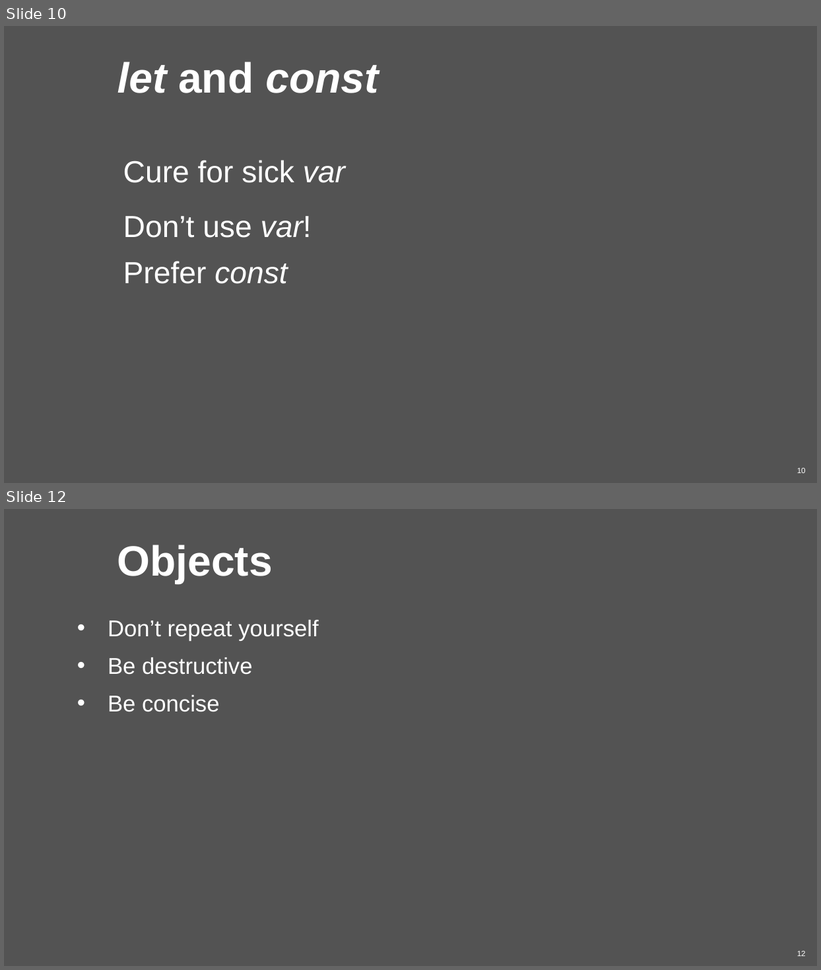
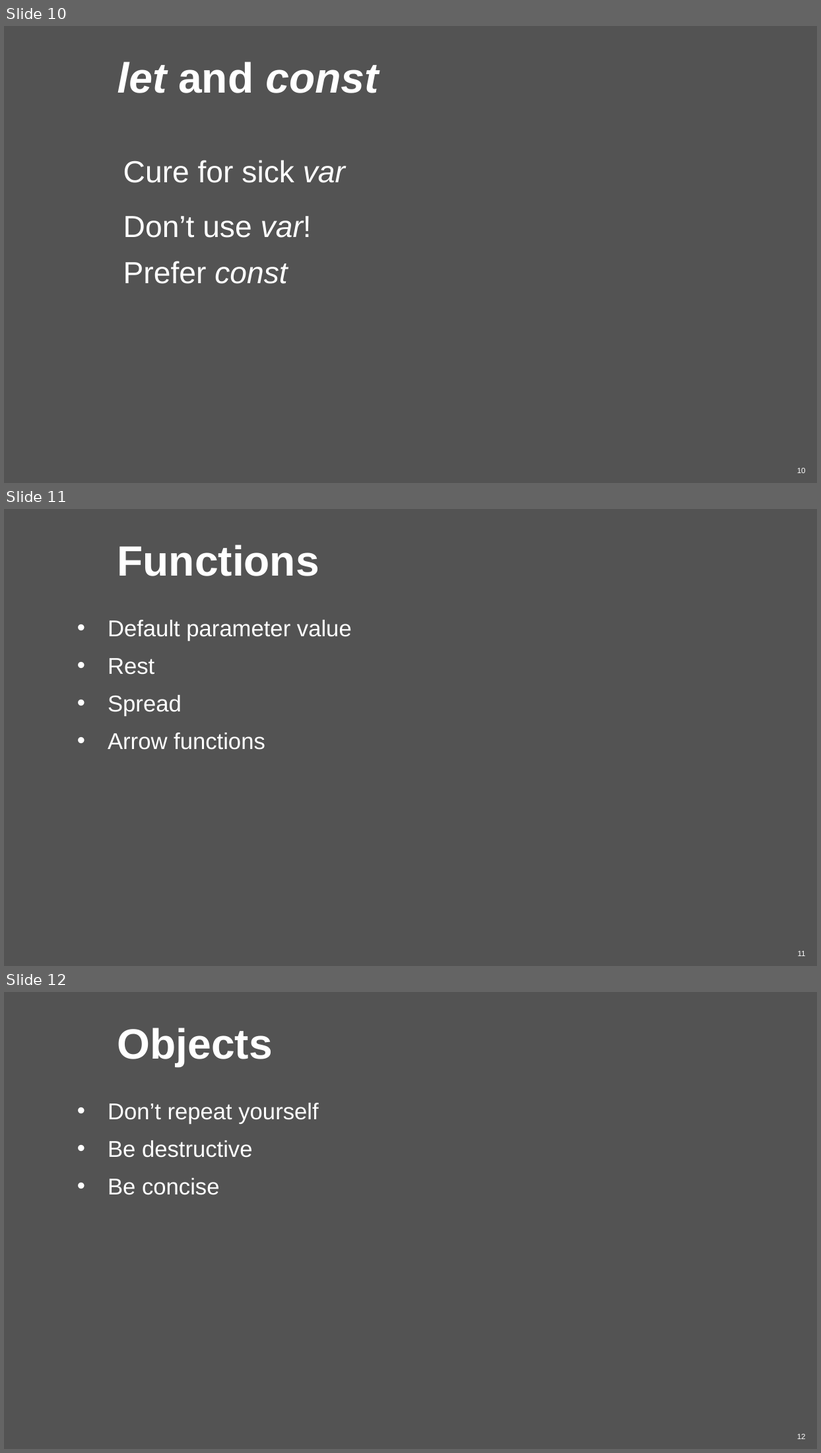
Before and after one commit to infusion-wro/infusion.js, a slide deck: #1 JS Intro/GroupIntro - ES2015.pptx. Shown one above the other, each under a label of ours: slides 10 and 12 before the commit, slides 10, 11 and 12 after it; the slides between them are not shown. The pictures are 821x970 and 821x1453 pixels, drawn with LibreOffice and Linux fonts; fonts in the diff are those of the drawing; background and template pictures are left out. Boxes give left, top, right and bottom in pixels: in the first picture for what was removed or moved away, otherwise in the second. Text is boxed around its words. In the diff, an @@ line names an element or a change of style, - is before the commit and + after.

```diff
--- a/#1 JS Intro/GroupIntro - ES2015.pptx
+++ b/#1 JS Intro/GroupIntro - ES2015.pptx
@@ slide 11 added at (4, 509, 817, 966), background #535353; not listed: 1 template element that a slide beside it also shows @@
@@ title added at (118, 545, 319, 576), 50 pt, text #FFFFFF, bold @@
+Functions
@@ text added at (108, 620, 352, 750), 27 pt, text #FFFFFF @@
+• Default parameter value
+• Rest
+• Spread
+• Arrow functions
```
Also in this commit, not shown: 4 other slides added, 8 slides removed, 4 other files.
